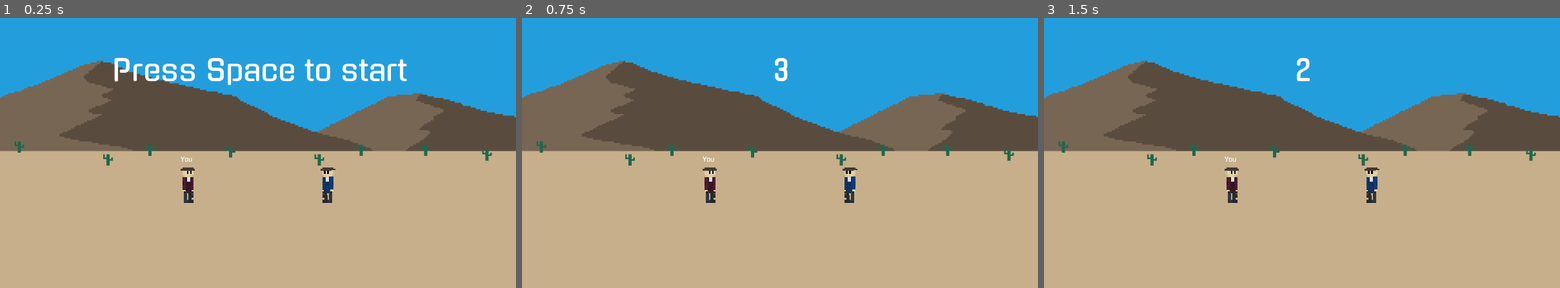
Above: before the commit, frames 1-3 (left to right).
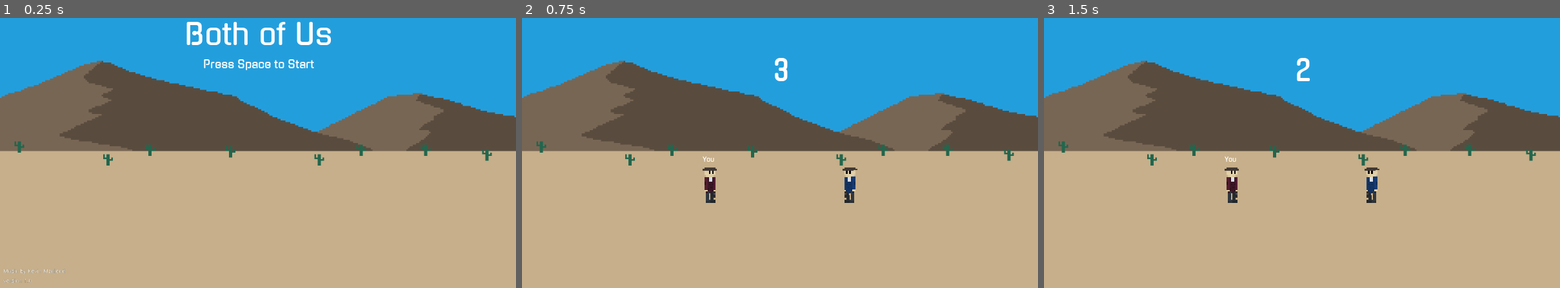
Above: after the commit, the same moments.

Repository: terrainbuilder52/Simple_Cowboy
Game: Godot game, scene res://Scenes/Start.tscn
The game is run twice, just before and just after one commit, with the same random seed, the same clock (stepped at 60 frames per second) and the same inputs. Before the commit the project starts from res://Scenes/World.tscn.
Inputs:
- Up to frame 1 (0.25 s): no input
- Up to frame 2 (0.75 s): tap Space (ui_select) at 0.5, 0.6 s
- Up to frame 3 (1.5 s): tap Space (ui_select) at 0.77, 1.07, 1.35 s; tap R (restart) at 1.25 s

The runs differ from the first frame. In frame 1, 3.5% of the frame differs, in the area x 0-79%, y 1-99%; in frame 2, nothing differs; in frame 3, nothing differs.

Commit message:
Added Start Menu

Diff:
--- /dev/null
+++ b/Scenes/Start.gd
@@ -0,0 +1,17 @@
+extends Control
+
+
+# Declare member variables here. Examples:
+# var a = 2
+# var b = "text"
+
+
+# Called when the node enters the scene tree for the first time.
+func _ready():
+	pass # Replace with function body.
+
+
+# Called every frame. 'delta' is the elapsed time since the previous frame.
+func _process(delta):
+	if Input.is_action_just_pressed("ui_select"):
+		get_tree().change_scene("res://Scenes/World.tscn")
--- /dev/null
+++ b/Scenes/Start.tscn
@@ -0,0 +1,68 @@
+[gd_scene load_steps=6 format=2]
+
+[ext_resource path="res://Fonts/Gugi-Regular.ttf" type="DynamicFontData" id=1]
+[ext_resource path="res://Assets/background.png" type="Texture" id=2]
+[ext_resource path="res://Scenes/Start.gd" type="Script" id=3]
+
+[sub_resource type="DynamicFont" id=1]
+size = 72
+font_data = ExtResource( 1 )
+
+[sub_resource type="DynamicFont" id=2]
+size = 28
+font_data = ExtResource( 1 )
+
+[node name="Control" type="Control"]
+anchor_right = 1.0
+anchor_bottom = 1.0
+script = ExtResource( 3 )
+__meta__ = {
+"_edit_use_anchors_": false
+}
+
+[node name="background" type="Sprite" parent="."]
+position = Vector2( 640, 360 )
+texture = ExtResource( 2 )
+
+[node name="Label" type="Label" parent="."]
+anchor_left = 0.5
+anchor_right = 0.5
+margin_left = -183.5
+margin_top = 55.0
+margin_right = 183.5
+margin_bottom = 128.0
+custom_fonts/font = SubResource( 1 )
+text = "Both of Us"
+
+[node name="Label2" type="Label" parent="."]
+anchor_left = 0.5
+anchor_top = 0.5
+anchor_right = 0.5
+anchor_bottom = 0.5
+margin_left = -142.5
+margin_top = -210.5
+margin_right = 142.5
+margin_bottom = -181.5
+custom_fonts/font = SubResource( 2 )
+text = "Press Space to Start"
+align = 1
+__meta__ = {
+"_edit_use_anchors_": false
+}
+
+[node name="Label3" type="Label" parent="."]
+margin_left = 8.0
+margin_top = 696.0
+margin_right = 48.0
+margin_bottom = 710.0
+text = "version 1.0"
+
+[node name="Label4" type="Label" parent="."]
+margin_left = 8.0
+margin_top = 672.0
+margin_right = 48.0
+margin_bottom = 686.0
+text = "Music by Kevin Macleod"
+__meta__ = {
+"_edit_use_anchors_": false
+}
--- a/Scenes/World.tscn
+++ b/Scenes/World.tscn
@@ -30,27 +30,23 @@
 [node name="Control" parent="." instance=ExtResource( 4 )]
 script = ExtResource( 8 )
 
-[node name="ReadyButton" parent="Control" index="0"]
-visible = false
-
 [node name="Timer" type="Timer" parent="."]
 
 [node name="AudioStreamPlayer" type="AudioStreamPlayer" parent="."]
 stream = ExtResource( 9 )
 volume_db = -10.097
 autoplay = true
+[connection signal="game_end" from="Player" to="Control" method="_on_Player_game_end"]
 [connection signal="game_end" from="Player" to="." method="_on_Player_game_end"]
-[connection signal="game_end" from="Player" to="Control" method="_on_Player_game_end"]
+[connection signal="game_end" from="Enemy" to="Control" method="_on_Enemy_game_end"]
 [connection signal="game_end" from="Enemy" to="." method="_on_Enemy_game_end"]
-[connection signal="game_end" from="Enemy" to="Control" method="_on_Enemy_game_end"]
+[connection signal="shoot" from="Enemy" to="Control" method="_on_Enemy_shoot"]
 [connection signal="shoot" from="Enemy" to="Player" method="_on_Enemy_shoot"]
-[connection signal="shoot" from="Enemy" to="Control" method="_on_Enemy_shoot"]
 [connection signal="timeout" from="Enemy/SelfTimer" to="Enemy" method="_on_SelfTimer_timeout"]
-[connection signal="pressed" from="Control/ReadyButton" to="." method="_on_ReadyButton_pressed"]
 [connection signal="pressed" from="Control/Node2D/FireButton" to="Player" method="_on_FireButton_pressed"]
+[connection signal="timeout" from="Timer" to="Control" method="_on_Timer_timeout"]
+[connection signal="timeout" from="Timer" to="." method="_on_Timer_timeout"]
 [connection signal="timeout" from="Timer" to="Enemy" method="_on_Timer_timeout"]
-[connection signal="timeout" from="Timer" to="." method="_on_Timer_timeout"]
-[connection signal="timeout" from="Timer" to="Control" method="_on_Timer_timeout"]
 
 [editable path="Player"]
 
--- a/project.godot
+++ b/project.godot
@@ -16,7 +16,7 @@
 [application]
 
 config/name="ForTheBothOfUS"
-run/main_scene="res://Scenes/World.tscn"
+run/main_scene="res://Scenes/Start.tscn"
 config/icon="res://icon.png"
 
 [display]
Not shown, changed: test.exe
Not shown, removed: test.pck
